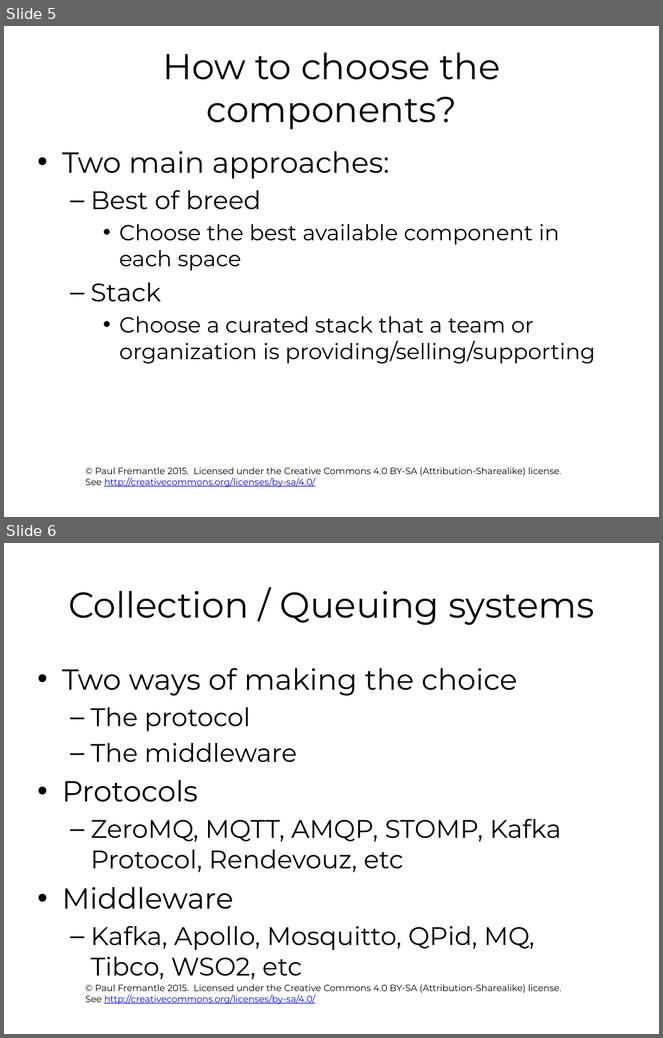
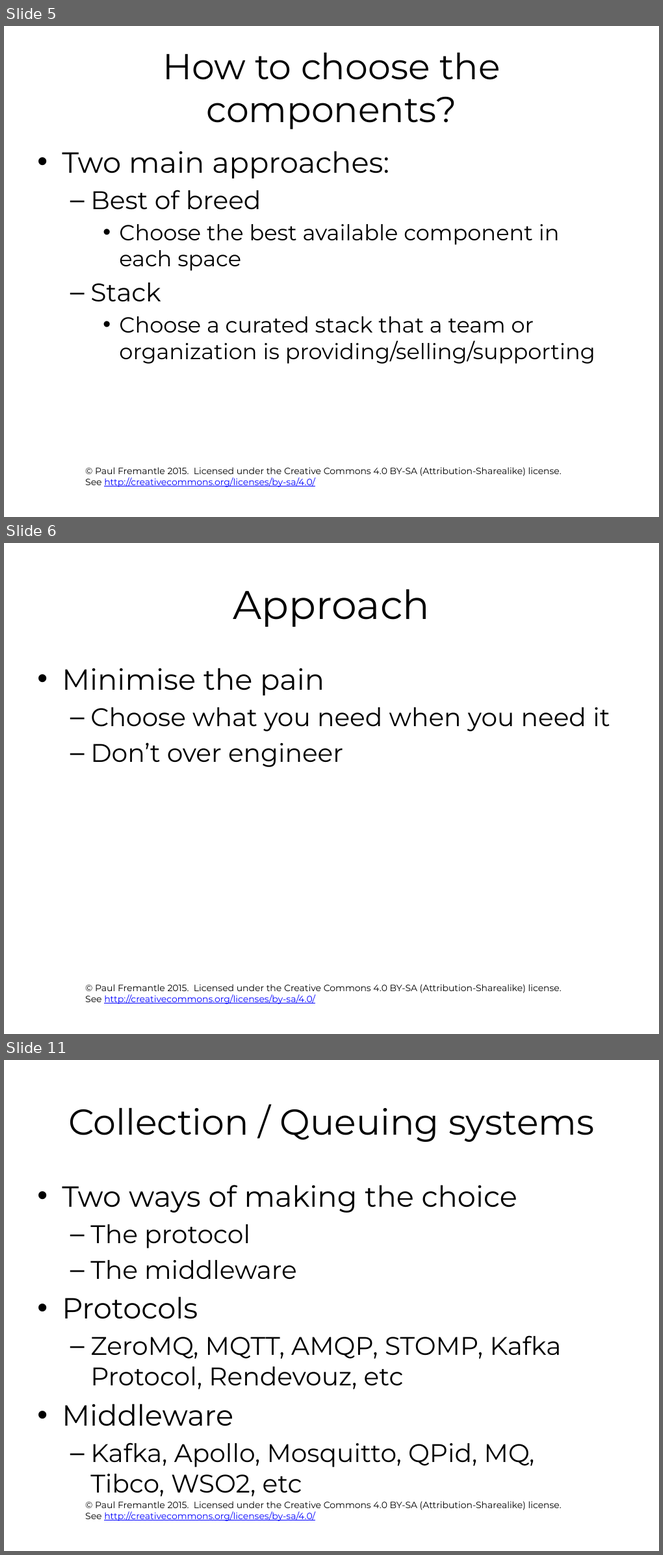
Before and after one commit to pzfreo/ox-clo, a slide deck: pres-source/12-big-data-recap.pptx. Shown one above the other, each under a label of ours: slides 5 and 6 before the commit, slides 5, 6 and 11 after it; the slides between them are not shown. The pictures are 663x1038 and 663x1555 pixels, drawn with LibreOffice and Linux fonts; fonts in the diff are those of the drawing; background and template pictures are left out. Boxes give left, top, right and bottom in pixels: in the first picture for what was removed or moved away, otherwise in the second. Text is boxed around its words. In the diff, an @@ line names an element or a change of style, - is before the commit and + after.

```diff
--- a/pres-source/12-big-data-recap.pptx
+++ b/pres-source/12-big-data-recap.pptx
@@ slide 6 added at <box>4,543,659,1034</box>, background #FFFFFF; not listed: 1 template element that a slide beside it also shows @@
@@ title added at <box>233,589,430,627</box>, 44 pt, text #000000 @@
+Approach
@@ text added at <box>62,668,610,767</box>, 28 pt, text #000000 @@
+• Minimise the pain
+  – Choose what you need when you need it
+  – Don’t over engineer
@@ what was slide 6 is now slide 11 @@
```
Also in this commit, not shown: 1 slide changed, 5 other slides added, 1 slide removed, 11 other files.
